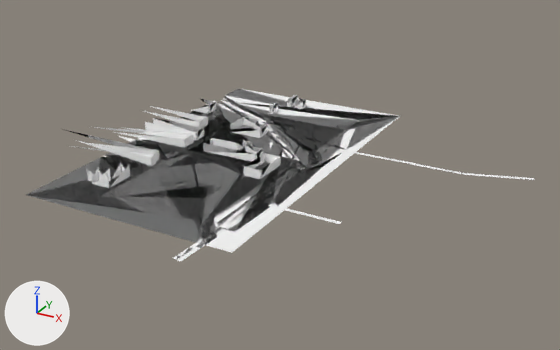
One commit to the glTF model output/glb/__0_100_.glb: the scene before it, then after it.
One viewpoint serves both versions: a 50 mm camera at (476.0, -516.0, 244.0) aimed at (200.0, -14.0, -7.0). The axes (+X, +Y, +Z) are drawn at lower left. The lights are the same throughout. Where no turn or scale is listed for an object, it has been applied to the vertices. Vertices at the same position are counted once.

Script lines for the objects in view, before the commit:
```python
mat_default = principled_material('default')
mat_default.base_color = (1.0, 1.0, 1.0)  # white #ffffff
mat_default.metallic = 1.0
mat_default.roughness = 1.0
me_mesh_0 = bpy.data.meshes.new('Mesh_0')
me_mesh_0.from_pydata(...)  # 676 vertices, 1241 faces; spans x -2.0..384.0, y -175.0..150.0, z 0.0..10.0
me_mesh_0.materials.append(mat_default)  # white #ffffff
ob_mesh_0 = bpy.data.objects.new('Mesh_0', me_mesh_0)
ob_mesh_0.location = (0.0, 0.0, 0.0)
```
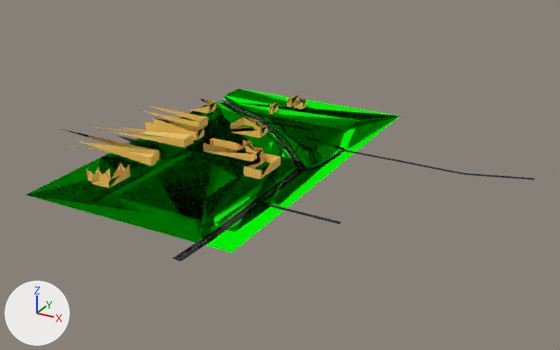
What changed in the scene script:
```text
Change mat_default:
    where n0 = _N.new('ShaderNodeBsdfPrincipled'); n0.name = 'Principled BSDF'
    remove n0.inputs[0].default_value = (1.0, 1.0, 1.0, 1.0)  # 'Base Color', white #ffffff
    add n2 = _N.new('ShaderNodeVertexColor'); n2.name = 'Color Attribute'
    add _L.new(n2.outputs[0], n0.inputs[0])  # 'Color' to 'Base Color'
Change me_mesh_0:
    where me_mesh_0.from_pydata(...)  # 676 vertices, 1241 faces; spans x -2.0..384.0, y -175.0..150.0, z 0.0..10.0
    used by ob_mesh_0; location = (0.0, 0.0, 0.0)
    me_mesh_0 part 1: vertex colours changed
```

Changed parts and their boxes [x1, y1, x2, y2] in the pictures (560 x 350 px):
'Mesh_0', recoloured: [26, 89, 534, 261] in both
